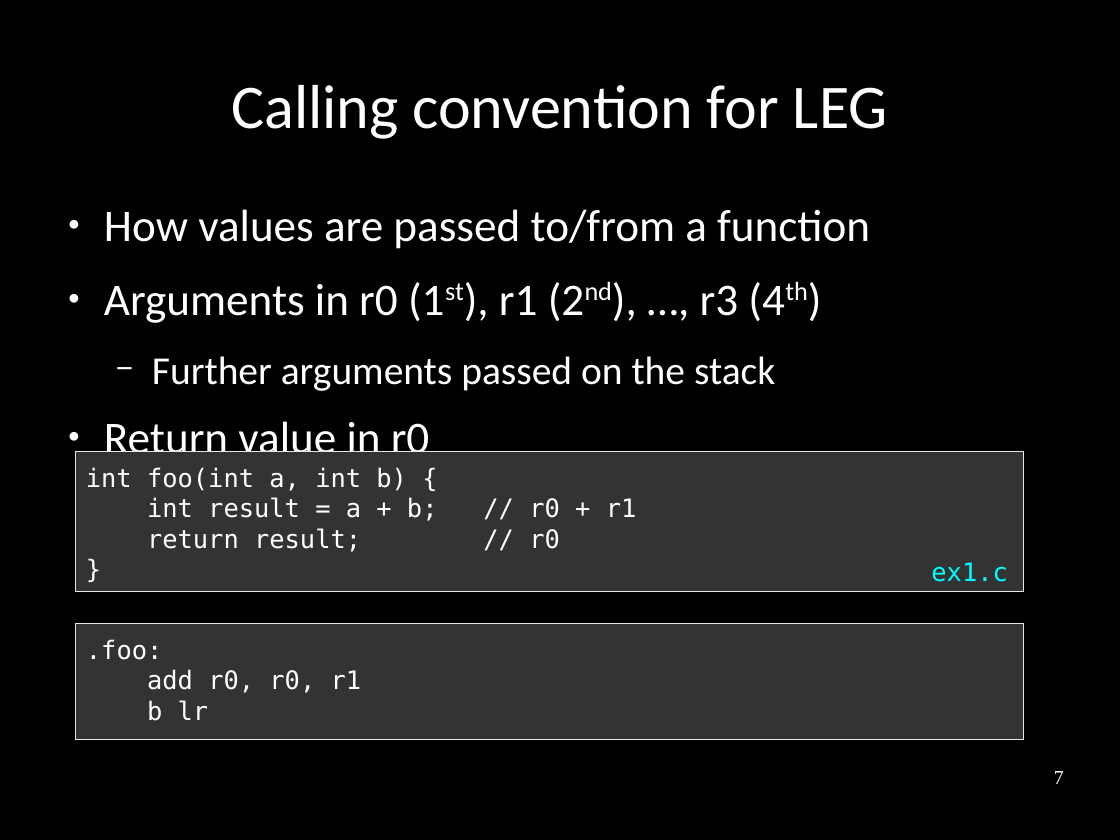
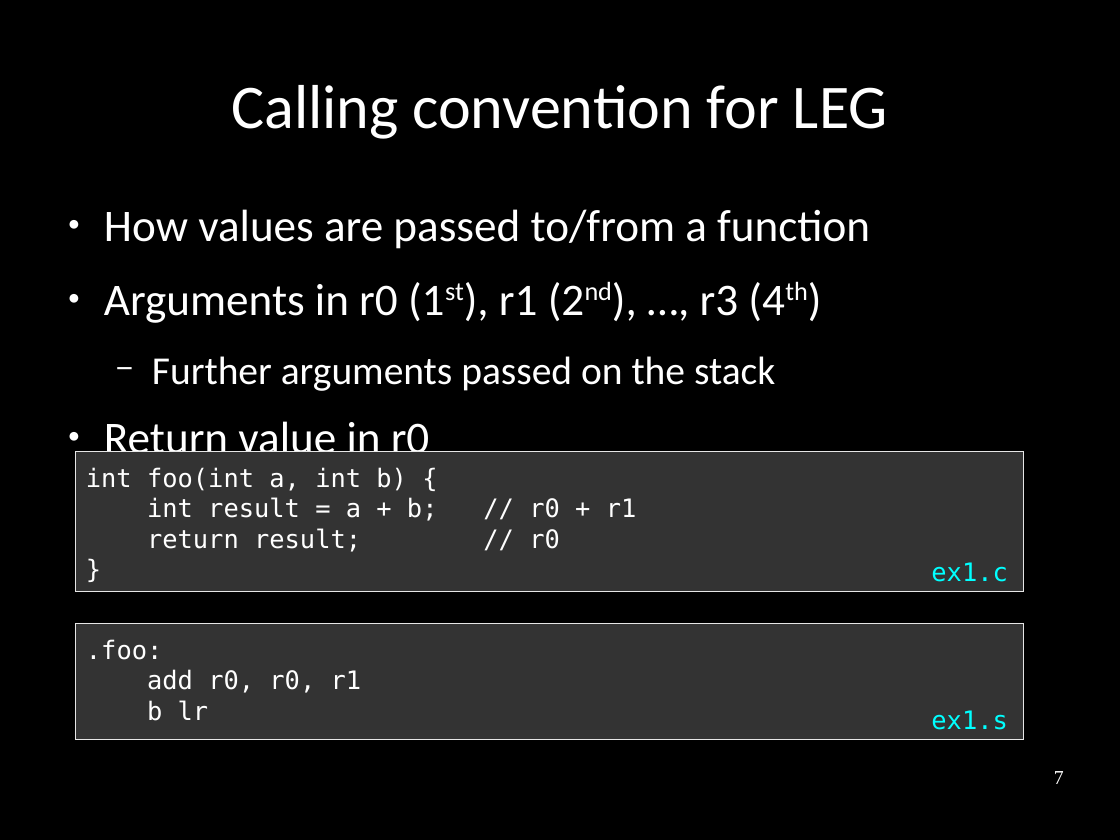
Before and after one commit to frasercrmck/llvm-leg, a slide deck: slide 7 of docs/Codeplay/Slides.odp. Drawn at 1120x840 pixels with LibreOffice and Linux fonts; fonts in the diff are those of the drawing. Boxes give left, top, right and bottom in pixels: in the first picture for what was removed or moved away, otherwise in the second. Text is boxed around its words. In the diff, an @@ line names an element or a change of style, - is before the commit and + after.

Commit message:
Fixing code text box / file name layout.

```diff
--- a/docs/Codeplay/Slides.odp
+++ b/docs/Codeplay/Slides.odp
@@ text added at (931, 710, 1007, 730), 18 pt, text #00FFFF @@
+ex1.s
```
Also in this commit, not shown: 16 other slides changed.
